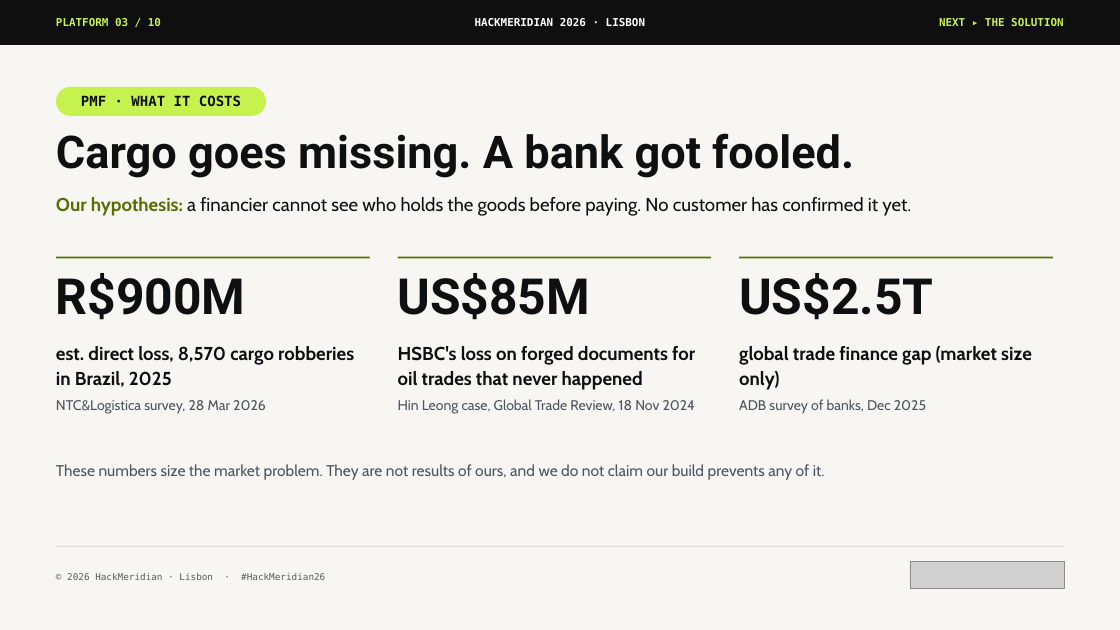
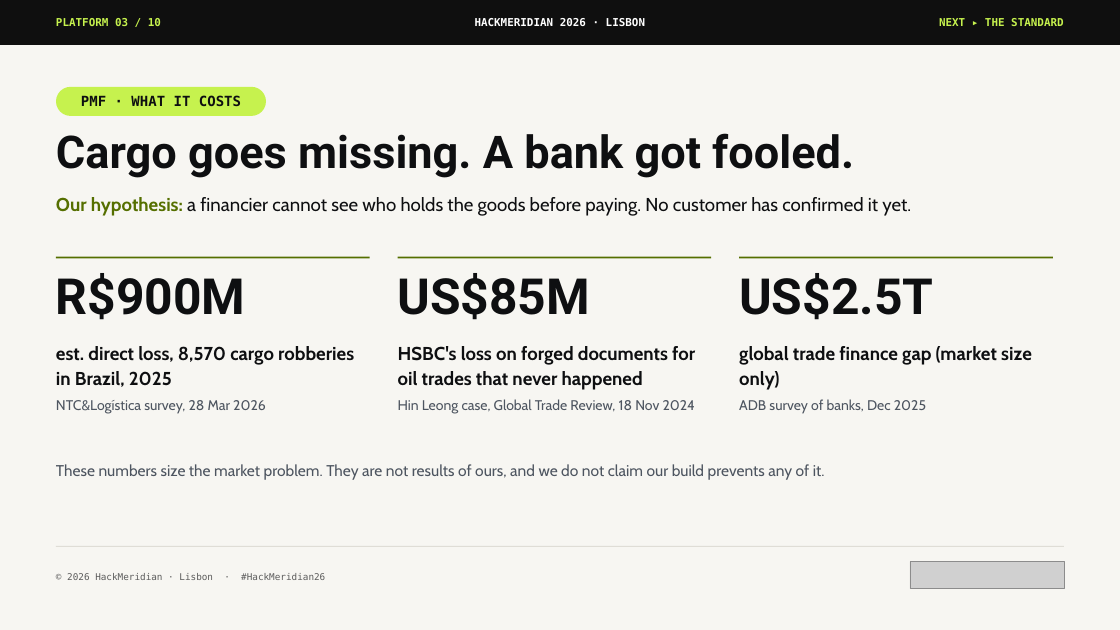
Before and after one commit to pwsaragossy/hackmeridian-cos, a slide deck: slide 3 of projects/hackmeridian-rail/deck/radox-custody-rail.pptx. Drawn at 1120x630 pixels with LibreOffice and Linux fonts; fonts in the diff are those of the drawing; grey boxes stand for pictures. Boxes give left, top, right and bottom in pixels: in the first picture for what was removed or moved away, otherwise in the second. Text is boxed around its words. In the diff, an @@ line names an element or a change of style, - is before the commit and + after.

```diff
--- a/projects/hackmeridian-rail/deck/radox-custody-rail.pptx
+++ b/projects/hackmeridian-rail/deck/radox-custody-rail.pptx
@@ text at [939, 18, 1063, 26]: text changed @@
-NEXT ▸ THE SOLUTION
+NEXT ▸ THE STANDARD
```
Also in this commit, not shown: 8 other slides changed, 2 other files.
